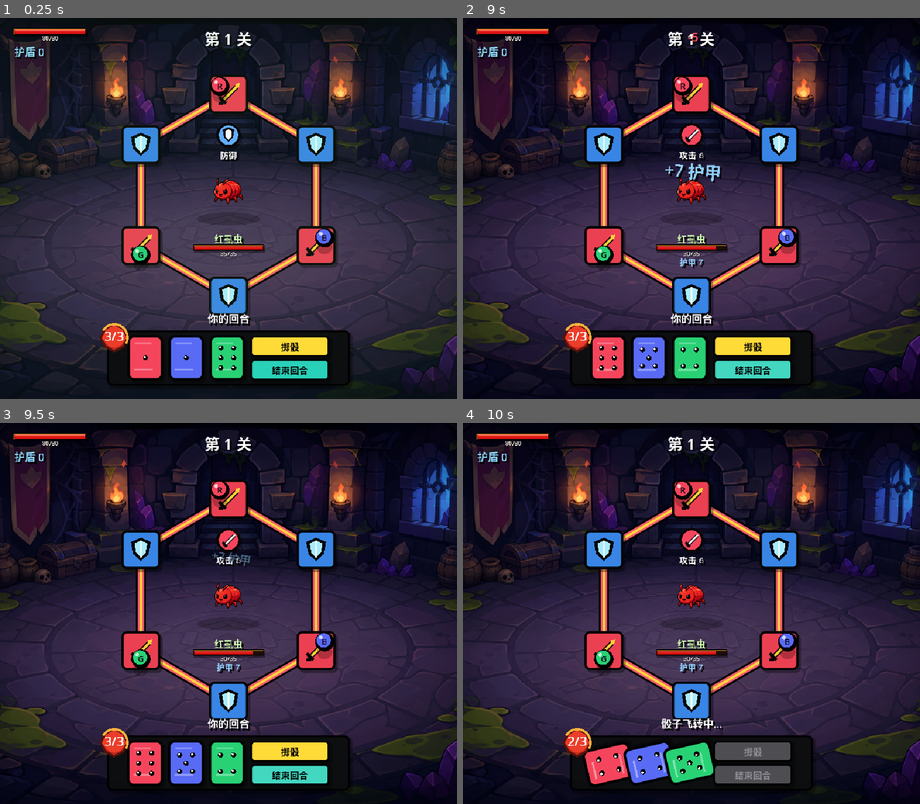
Above: before the commit, frames 1-4 (two rows, left to right).
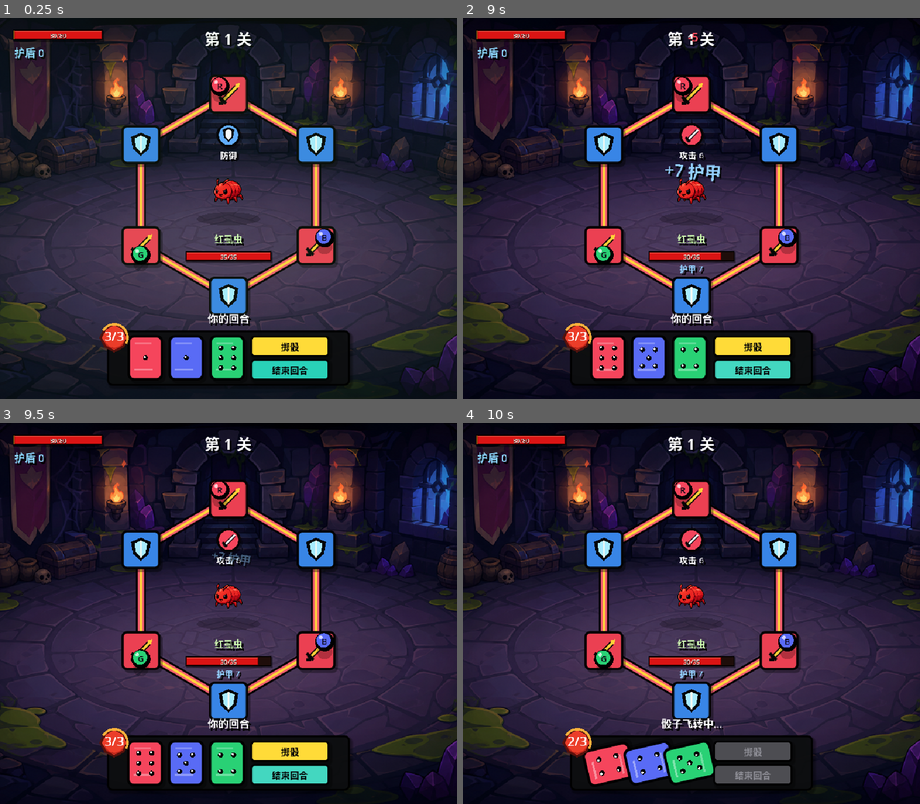
Above: after the commit, the same moments.

Repository: bloodboy326/monopolyrogue
Game: Godot game, scene res://scenes/Main.tscn
Two runs of this game, one before a commit and one after it. Both use one fixed random seed, a clock stepped at 60 frames per second and the inputs below.
Inputs (mouse positions are in pixels of both pictures, inside the frame that each line leads up to):
- Up to frame 1 (0.25 s): no input
- Up to frame 2 (9 s): click "掷骰" at 0.5 s; move the mouse to (691, 94) at 1.27 s; click (691, 94) at 1.42 s; move the mouse to (778, 143) at 2.02 s; click (778, 143) at 2.17 s; move the mouse to (778, 246) at 2.77 s; click (778, 246) at 2.92 s; move the mouse to (691, 296) at 3.52 s; click (691, 296) at 3.67 s; move the mouse to (604, 246) at 4.27 s; click (604, 246) at 4.42 s; move the mouse to (604, 143) at 5.02 s; click (604, 143) at 5.17 s; move the mouse to (609, 357) at 5.77 s; click (609, 357) at 5.92 s; move the mouse to (650, 357) at 6.52 s; click (650, 357) at 6.67 s; move the mouse to (691, 357) at 7.27 s; click (691, 357) at 7.42 s; move the mouse to (600, 227) at 8.02 s; click (600, 227) at 8.17 s; click "结束回合" at 8.75 s
- Up to frame 3 (9.5 s): no input
- Up to frame 4 (10 s): click "掷骰" at 9.5 s

The runs differ from the first frame. In frame 1, 1.4% of the frame differs, in the area x 2-60%, y 2-65%; in frame 2, 1.5%, in the area x 3-60%, y 2-68%; in frame 3, 1.5%; in frame 4, 1.5%.

Commit message:
Polish health bars and add dungeon music

Diff:
--- a/scripts/Main.gd
+++ b/scripts/Main.gd
@@ -17,6 +17,7 @@
 const BlockShieldBurst = preload("res://scripts/components/BlockShieldBurst.gd")
 const RollTargetPreview = preload("res://scripts/components/RollTargetPreview.gd")
 const SfxBus = preload("res://scripts/components/SfxBus.gd")
+const MusicBus = preload("res://scripts/components/MusicBus.gd")
 const HealthBar = preload("res://scripts/components/HealthBar.gd")
 const RunState = preload("res://scripts/domain/RunState.gd")
 const TileRuntime = preload("res://scripts/domain/Tile.gd")
@@ -71,6 +72,7 @@
 var info_tooltip: Control
 var shaker: Node
 var sfx_bus: Node
+var music_bus: Node
 var boss_view: Control
 var intent_icon: Control
 var intent_label: Label
@@ -123,6 +125,10 @@
 	sfx_bus = SfxBus.new()
 	sfx_bus.name = "SfxBus"
 	add_child(sfx_bus)
+
+	music_bus = MusicBus.new()
+	music_bus.name = "MusicBus"
+	add_child(music_bus)
 
 	background = TextureRect.new()
 	background.name = "VectorBackground"
@@ -1249,10 +1255,10 @@
 	round_label.position = Vector2(viewport_size.x * 0.5 - 180, 18)
 	round_label.size = Vector2(360, 48)
 	player_hp_bar.position = Vector2(30, 22)
-	player_hp_bar.size = Vector2(150, 28)
+	player_hp_bar.size = Vector2(184, 26)
 	player_hp_label.position = player_hp_bar.position
 	player_hp_label.size = player_hp_bar.size
-	player_block_label.position = Vector2(30, 54)
+	player_block_label.position = Vector2(30, 56)
 	player_block_label.size = Vector2(260, 34)
 	action_banner.position = Vector2(viewport_size.x * 0.5 - 360, 76)
 	action_banner.size = Vector2(720, 42)
@@ -1269,9 +1275,9 @@
 	intent_label.size = Vector2(200, 26)
 	monster_name_label.position = circle["center"] + Vector2(-150, 76)
 	monster_name_label.size = Vector2(300, 28)
-	monster_hp_bar.position = circle["center"] + Vector2(-72, 104)
-	monster_hp_bar.size = Vector2(144, 26)
-	monster_hp_label.position = circle["center"] + Vector2(-100, 127)
+	monster_hp_bar.position = circle["center"] + Vector2(-88, 116)
+	monster_hp_bar.size = Vector2(176, 24)
+	monster_hp_label.position = circle["center"] + Vector2(-100, 141)
 	monster_hp_label.size = Vector2(200, 24)
 
 	var shell_size = Vector2(510, 116)
--- a/scripts/components/HealthBar.gd
+++ b/scripts/components/HealthBar.gd
@@ -19,8 +19,8 @@
 	queue_redraw()
 
 func _draw() -> void:
-	var bar_height = clamp(size.y * 0.34, 8.0, 12.0)
-	var bar_rect = Rect2(Vector2(0.0, 2.0), Vector2(size.x, bar_height))
+	var bar_height = clamp(size.y * 0.72, 12.0, 18.0)
+	var bar_rect = Rect2(Vector2(0.0, (size.y - bar_height) * 0.5), Vector2(size.x, bar_height))
 	var fill_ratio = clamp(float(current_value) / float(max_value), 0.0, 1.0)
 	draw_rect(Rect2(bar_rect.position + Vector2(2.0, 3.0), bar_rect.size).grow(3.0), Color(0, 0, 0, 0.42), true)
 	draw_rect(bar_rect.grow(2.0), INK, true)
@@ -34,7 +34,8 @@
 	draw_line(bar_rect.position + Vector2(0, bar_rect.size.y + 1.0), bar_rect.end + Vector2(0, 1.0), INK, 2.0)
 	var font = ThemeDB.fallback_font
 	var text = "%d/%d" % [current_value, max_value]
-	var text_size = font.get_string_size(text, HORIZONTAL_ALIGNMENT_LEFT, -1, 13)
-	var text_pos = Vector2((size.x - text_size.x) * 0.5, min(size.y - 2.0, bar_rect.end.y + 14.0))
+	var font_size = 13
+	var text_size = font.get_string_size(text, HORIZONTAL_ALIGNMENT_LEFT, -1, font_size)
+	var text_pos = Vector2((size.x - text_size.x) * 0.5, bar_rect.position.y + (bar_rect.size.y + text_size.y) * 0.5 - 2.0)
 	draw_string(font, text_pos + Vector2(1, 1), text, HORIZONTAL_ALIGNMENT_LEFT, -1, 13, Color(0, 0, 0, 0.95))
 	draw_string(font, text_pos, text, HORIZONTAL_ALIGNMENT_LEFT, -1, 13, WHITE)
--- /dev/null
+++ b/scripts/components/MusicBus.gd
@@ -0,0 +1,21 @@
+extends Node
+
+const DUNGEON_LOOP = "res://assets/audio/bgm/dungeon_adventure_loop.wav"
+
+var player: AudioStreamPlayer
+
+func _ready() -> void:
+	player = AudioStreamPlayer.new()
+	player.name = "BgmPlayer"
+	player.volume_db = -15.0
+	add_child(player)
+	if ResourceLoader.exists(DUNGEON_LOOP):
+		var stream = load(DUNGEON_LOOP)
+		if stream is AudioStreamWAV:
+			stream.loop_mode = AudioStreamWAV.LOOP_FORWARD
+		player.stream = stream
+		player.finished.connect(func() -> void:
+			if player != null:
+				player.play()
+		)
+		player.play()
Not shown, added: assets/audio/bgm/dungeon_adventure_loop.wav.import
Not shown, added: scripts/components/MusicBus.gd.uid
Not shown, added: assets/audio/bgm/dungeon_adventure_loop.wav
